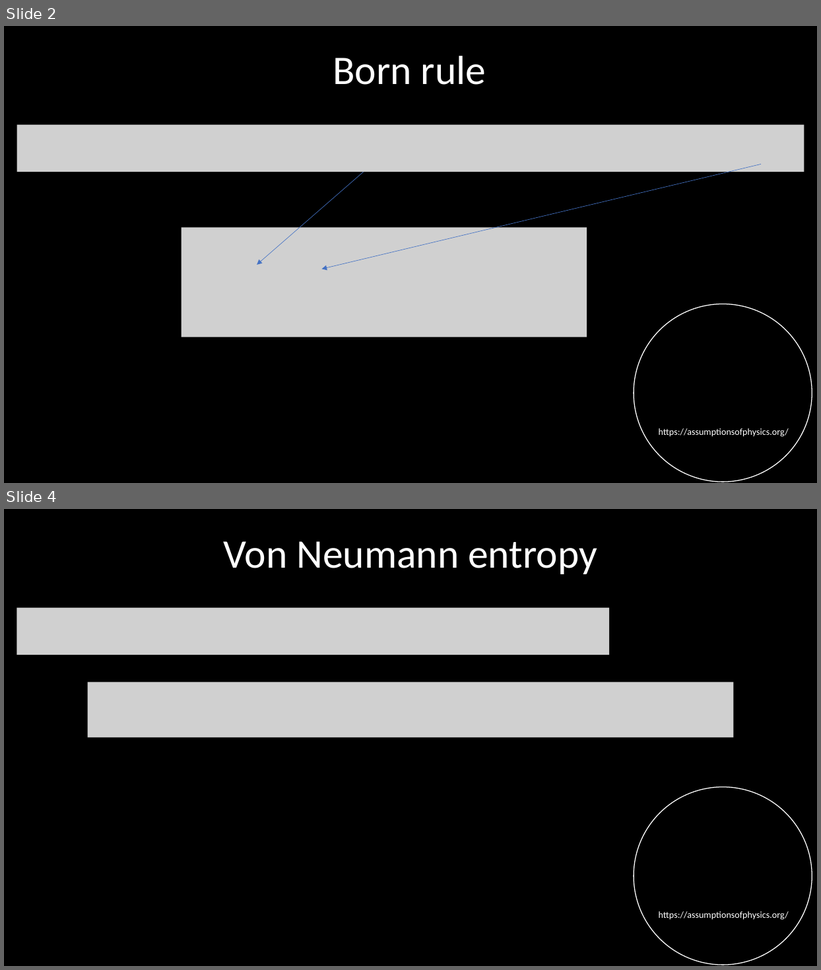
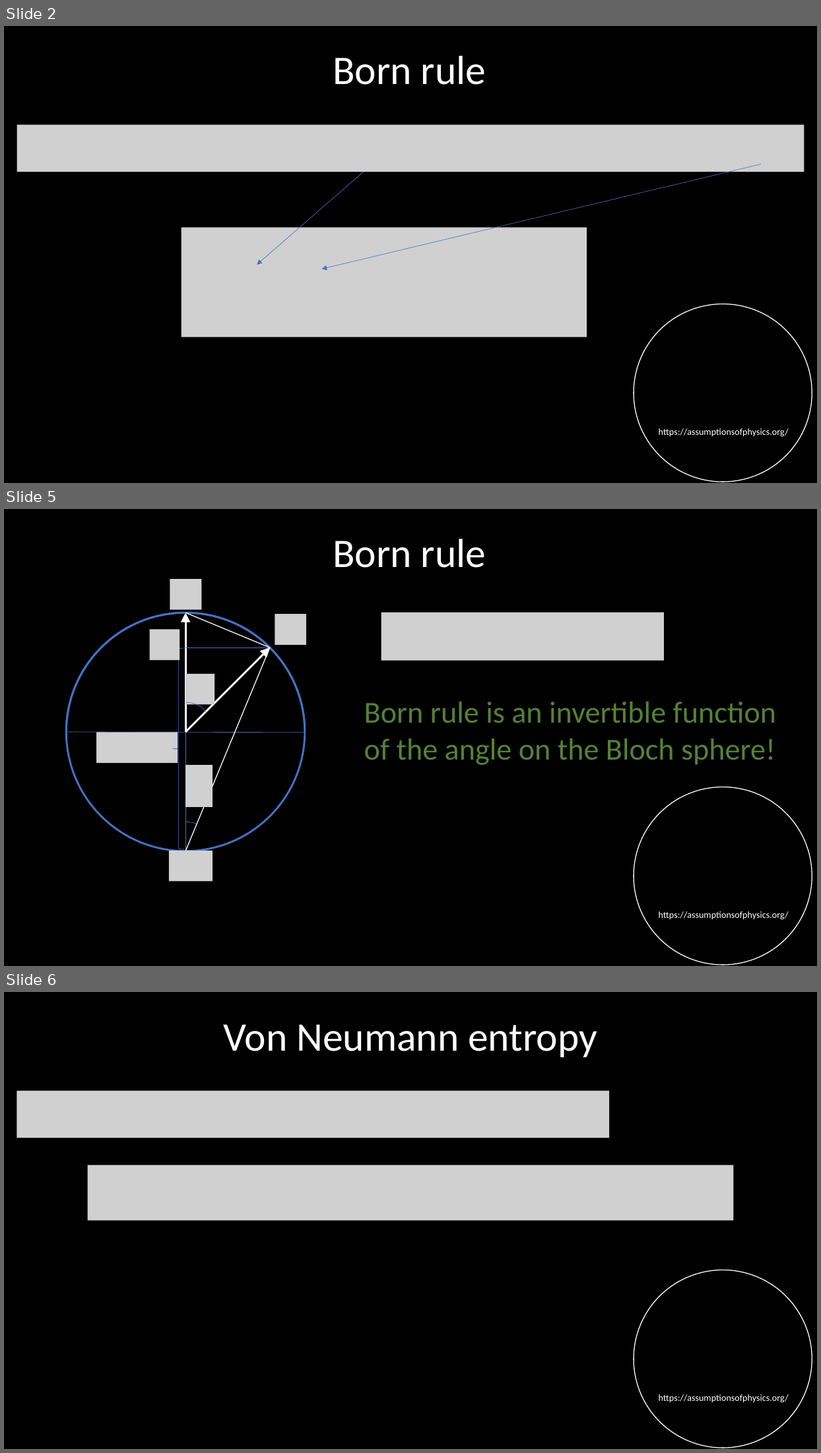
Before and after one commit to assumptionsofphysics/slides, a slide deck: 2026/20260701-BornIsEntropy.pptx. Shown one above the other, each under a label of ours: slides 2 and 4 before the commit, slides 2, 5 and 6 after it; the slides between them are not shown. The pictures are 821x970 and 821x1453 pixels, drawn with LibreOffice and Linux fonts; fonts in the diff are those of the drawing; grey boxes stand for pictures; background and template pictures are left out. Boxes give left, top, right and bottom in pixels: in the first picture for what was removed or moved away, otherwise in the second. Text is boxed around its words. In the diff, an @@ line names an element or a change of style, - is before the commit and + after.

Commit message:
Updating slides for Born-entropy relationship

```diff
--- a/2026/20260701-BornIsEntropy.pptx
+++ b/2026/20260701-BornIsEntropy.pptx
@@ slide 5 added at <box>4,509,817,966</box>, background #000000; not listed: 2 template elements that a slide beside it also shows @@
@@ text added at <box>333,539,486,568</box>, 48 pt, text #FFFFFF @@
+Born rule
@@ picture added at <box>170,579,201,609</box> @@
@@ ellipse added at <box>66,613,305,851</box>, outline #FFFFFF 1 pt @@
@@ freeform shape added at <box>66,613,305,732</box>, outline #4472C4 2.25 pt @@
@@ ellipse added at <box>66,613,305,851</box>, outline #4472C4 2.25 pt @@
@@ line added from (186, 613) to (186, 851), #4472C4 0.5 pt @@
@@ arrow added from (186, 732) to (186, 613), #FFFFFF 2.25 pt @@
@@ line added from (186, 613) to (270, 648), #FFFFFF 1 pt @@
@@ picture added at <box>275,614,306,644</box> @@
@@ picture added at <box>382,613,665,661</box> @@
@@ picture added at <box>150,630,180,660</box> @@
@@ right brace added at <box>173,648,185,850</box>, outline #4472C4 0.5 pt @@
@@ line added from (186, 648) to (270, 648), #4472C4 0.5 pt @@
@@ arrow added from (186, 732) to (270, 648), #FFFFFF 2.25 pt @@
@@ line added from (270, 648) to (186, 851), #FFFFFF 1 pt @@
@@ picture added at <box>186,674,215,704</box> @@
@@ arc (boxed as its full ellipse) added at <box>162,702,209,739</box>, outline #4472C4 0.5 pt @@
@@ text added at <box>364,702,776,765</box>, 36 pt, text #548235 @@
+Born rule is an invertible function of the angle on the Bloch sphere!
@@ line added from (66, 732) to (305, 733), #4472C4 0.5 pt @@
@@ picture added at <box>96,732,178,762</box> @@
@@ picture added at <box>186,765,213,807</box> @@
@@ arc (boxed as its full ellipse) added at <box>162,822,209,859</box>, outline #4472C4 0.5 pt @@
@@ picture added at <box>169,851,212,881</box> @@
@@ what was slide 4 is now slide 6 @@
```
Also in this commit, not shown: 3 slides changed, 14 other slides added, 10 slides removed.
